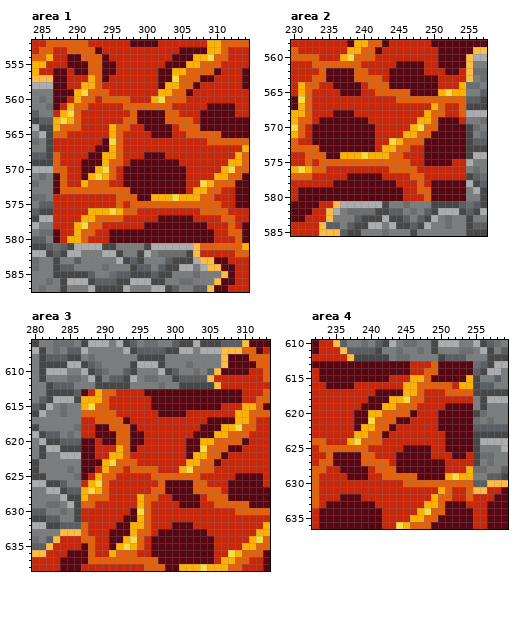
One commit to this pixel-art file: RPG Game Assets/Tilesets/4-biome-tileset.aseprite. The picture above was drawn from the file before the commit.
900x900 pixels, 1 frame. Shown: area 1: x 284..314, y 552..587; area 2: x 230..257, y 558..585; area 3: x 280..313, y 606..638; area 4: x 232..259, y 610..636.
The result:
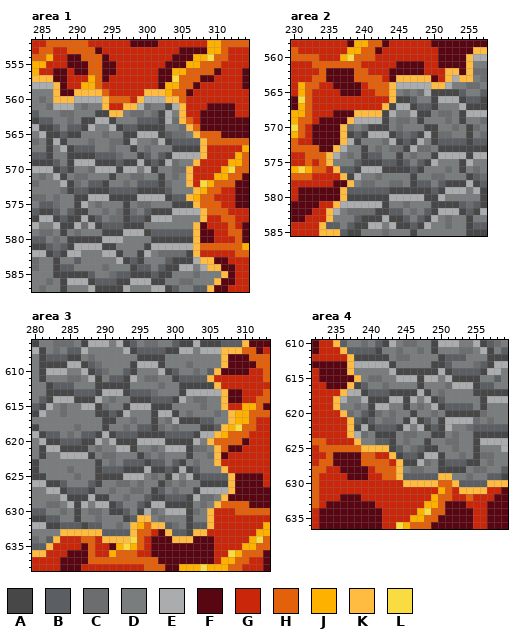
Palette (. is transparent): A #474747  B #5b5f63  C #6b6d6e  D #7a7d7e  E #aaacad  F #570612  G #c9260a  H #e4610b  J #ffb100  K #ffbc41  L #f9dc42
Changes in this commit:
Changed rows in their new state; - is an unchanged pixel.
Area 1, layer "Background":
first column x 287:
558 K---------------------
559 K--KKKK------KKK------
560 KKKEEEEK----KEEEKK----
561 EEEDCDDK--KKECDDAEK---
562 DCCDDDAAKKDCCDCAEDK---
563 DDCDAAEEADDDBBBAECK---
564 BDBBAEDDEABBAAAADDCK--
565 ABAADDDCDDAAEEEABCCDK-
566 EADDDCDDCCAEDDCEABBBBK
567 DEABBBDDCDDADCDDDAAAAK
568 DDAAAABBBCDDABDBAEEEEK
569 BDAEEEAAABAAEABAECDDK-
570 ABADDCEEEAEEDEADDCCK--
571 EADCCDDDADDCCDDADCDK--
572 DEACDBBADDCDBBBACDDK--
573 DCABBAAABBBBAAAABDDDK-
574 CDDAAEEEAAAAEEEEABBK--
575 CDDAEDCDDDADCCDDDAAAK-
576 BDBAADDCDCACDBAAAEEEEK
577 ABAAEABDCCABBAEEEDDDDK
578 EAAECEABBBAAADDDDDDDK-
579 DADCDDDAAAEEEABBBBBBK-
580 CDAAAAAEEEDDDDAAAAAAK-
Area 2, layer "Background":
first column x 235:
562 -----------------KKF
563 ----------KKKKK--KEK
564 ---------KEEEEEKKEDD
565 ---------KDCDCEAAAAB
566 ---------KAABDDAEEEA
567 --------KAEEABBADDDE
568 ----KKKKAEDDEAADCCDA
569 ---KEEEEADCCDADDDCDA
570 --KCDCAAADCDDDAADDCD
571 --KABAEEEABCBAEACCDD
572 --KEADDDCEABAEDABBBB
573 -KEDDADCDCCAECCDAAAA
574 KEDCDABBDDADCDDAEEEE
575 KDDDBAAABBABDBAEDDDA
576 -KBBAEEEAAAABADDDCDA
577 --KAEDDCDDDDADDCCDDD
578 ---KDCCDDCCDABBDBAAA
579 --KBBBBBBAAAAAABAEEE
580 --KAAAAAAEEEEEAAEDDD
Area 3, layer "Background":
first column x 287:
613 BBAEEEABBBCDDDAEEEEEK-
614 AAEDCDDAAABBBAEDCCDDK-
615 EEACDDAEEEAAADDDDCDDK-
616 DDAABAEDDDAEEADCDDDCDK
617 DDDAADDCDDADCEAAABBDDK
618 DDDADDCDBBACDCDDDAABK-
619 BBAEABBBAAAABBBBAEEK--
620 AAEDEAAAEEEEAAAAEDK---
621 ADCDDEEADDCDEEEACCDK--
622 EADCCDDDACDCDDDADDCK--
623 DDADCDBBBABBDBADCDDK--
624 DDABBBAAAEAABAEABDDDK-
625 DDAAAAEEEDCDAEDEABBBBK
626 DBADDCCDCDDACDCDDAAAAK
627 BADDCDDCCDABDCDDAEEEEK
628 AEAADDCDDBAABBBAECCDK-
629 EDEEABDDBAEEAAAADCDK--
630 DCCDAABDAECDEEEACDK---
631 DDCDDDABKKDCDDDADDK---
632 ABBDDCDK--KKBCDABBK---
633 KKKBBBBK----KBBAKK----
634 ---KKKK------KKK------
Area 4, layer "Background":
first column x 235:
613 --KEEEEEADDDDDAABDDD
614 --KDDDDDEAAAAAAEABBB
615 ---KDCCDDEEEAEEDEAAA
616 --KABDDCDDDDADDDCEEE
617 -KEEABBBAAAAEADCDDDD
618 KEDDEAAAEEAEDEABDDDD
619 KDDCDAEEDDADCDEABBBB
620 -KCDBACDCDDADDCDAAAA
621 --KBABDCCDAEABDAEEEE
622 --KAEABBBAEDEABAEDDC
623 --KECDAAADCCDDAADCDD
624 --GKDDBBADCDDADDCCDD
625 ----KKKKABDCBAADDCDD
626 --------KABBAEEADDCD
627 ---------KAAECDABBBA
628 ---------KDCCDDAAAAD
629 ---------KBBBBBKKDDC
630 ----------KKKKK--KBB
631 ------------------KK
